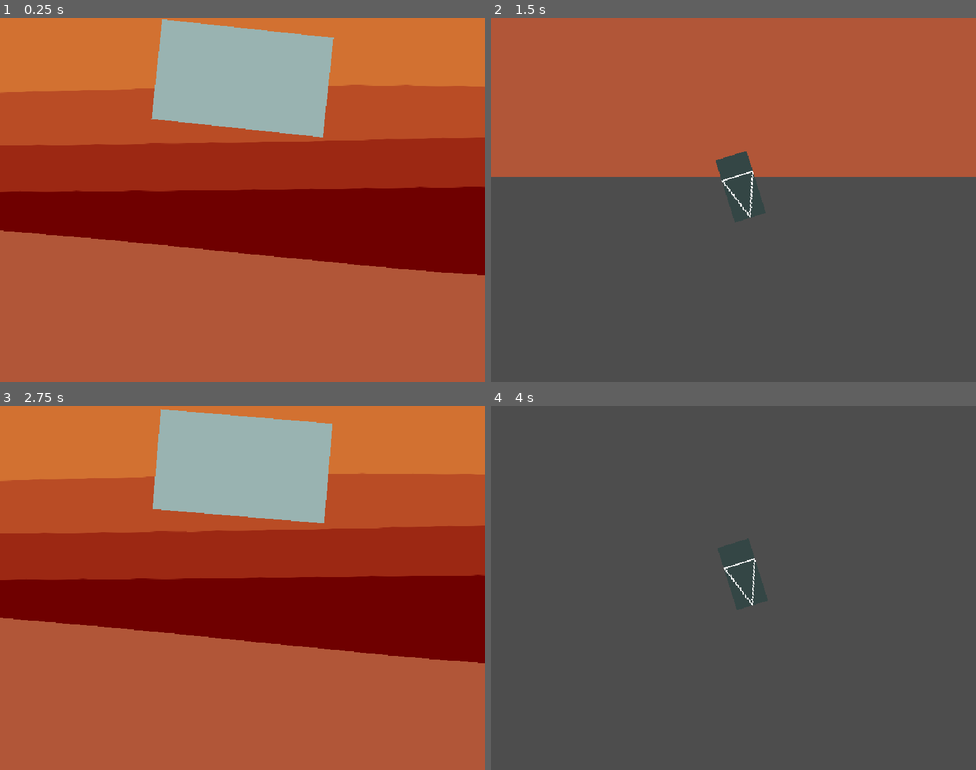
Above: before the commit, frames 1-4 (two rows, left to right).
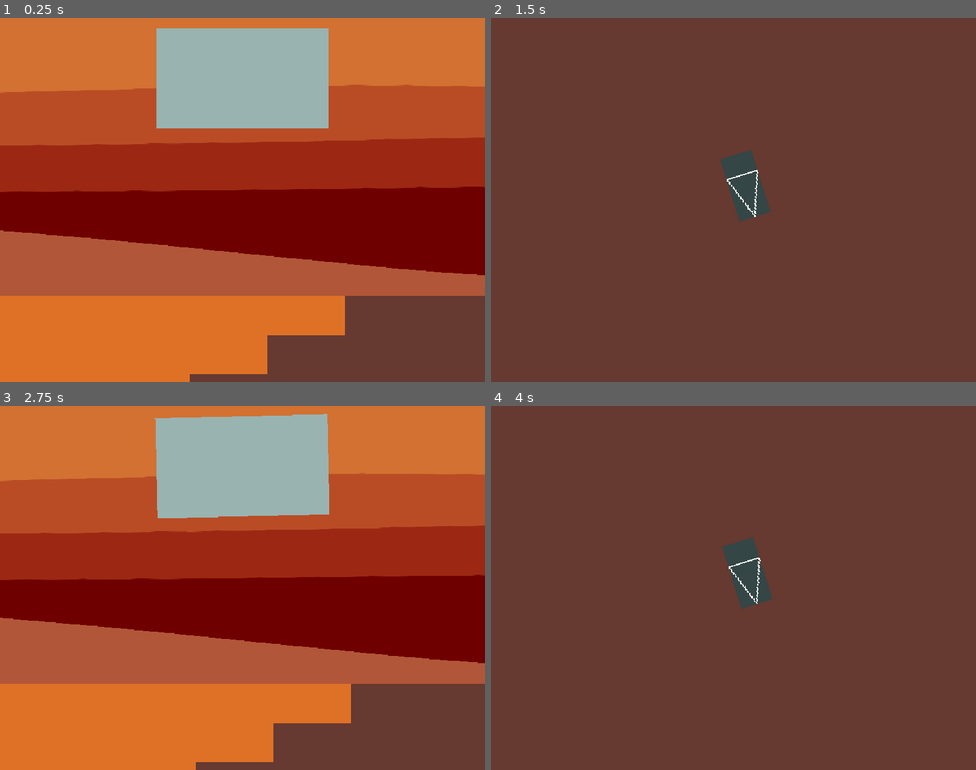
Above: after the commit, the same moments.

Repository: Velvet-Ghost/JD-GameJam-2026
Game: Godot game, scene res://level/level.tscn
Same seed, same stepped clock (60 frames per second), same inputs: the game is played once before the commit and once after it.
Inputs:
- Up to frame 1 (0.25 s): no input
- Up to frame 2 (1.5 s): hold Right (ui_right) from 0.53 s (still down); tap Space (deploy) at 0.6, 1.35 s
- Up to frame 3 (2.75 s): tap Enter at 2 s; release Right (ui_right) at 2.03 s; hold Left (ui_left) from 2.03 s (still down); tap Space (deploy) at 2.1 s
- Up to frame 4 (4 s): release Left (ui_left) at 2.78 s; hold Right (ui_right) from 2.78 s (still down); tap Space (deploy) at 2.85, 3.6 s

The runs differ from the first frame. In frame 1, 25% of the frame differs, in the area x 0-100%, y 0-100%; in frame 2, 99%; in frame 3, 25%; in frame 4, 99%.

Commit message:
Hooray
I fixed the ship movement, and added the  base ground, time to cry

Diff:
--- /dev/null
+++ b/ground.gd
@@ -0,0 +1,35 @@
+extends Node2D
+
+
+@export var noise_height_text : NoiseTexture2D
+var noise : Noise
+
+var width : int = 800
+var height : int = 400
+@onready var tile_map = $TileMapLayer
+
+var source_id = 0
+var water_atlas = Vector2i(0,4)
+var land_atlas = Vector2i(0,2)
+var rock_atlas = Vector2i(0,0)
+
+
+func _ready() -> void:
+	noise = noise_height_text.noise
+	generate_world()
+
+
+
+func generate_world():
+	for x in range(width):
+		for y in range(height):
+			var noise_val = noise.get_noise_2d(x, y)
+			#print(noise_val)
+			if noise_val > 0.0:
+				#place
+				tile_map.set_cell(Vector2(x,y), source_id, land_atlas)
+			elif noise_val < -0.35:
+				#place other
+				tile_map.set_cell(Vector2(x,y), source_id, water_atlas)
+			else:
+				tile_map.set_cell(Vector2(x,y), source_id, rock_atlas)
--- a/ground/ground.tscn
+++ b/ground/ground.tscn
@@ -1,3 +1,106 @@
 [gd_scene format=3 uid="uid://bjqymyaak547p"]
 
-[node name="Ground" type="StaticBody2D" unique_id=999003638]
+[ext_resource type="Script" uid="uid://dqnbog1eeew5g" path="res://ground.gd" id="1_ves1e"]
+[ext_resource type="Texture2D" uid="uid://bbdyxwcseup2y" path="res://sprites/tiles.png" id="2_4xtua"]
+
+[sub_resource type="FastNoiseLite" id="FastNoiseLite_pvste"]
+noise_type = 0
+frequency = 0.002
+
+[sub_resource type="NoiseTexture2D" id="NoiseTexture2D_dn8bk"]
+noise = SubResource("FastNoiseLite_pvste")
+
+[sub_resource type="TileSetAtlasSource" id="TileSetAtlasSource_usajc"]
+texture = ExtResource("2_4xtua")
+texture_region_size = Vector2i(64, 64)
+0:0/0 = 0
+1:0/0 = 0
+2:0/0 = 0
+3:0/0 = 0
+0:1/0 = 0
+1:1/0 = 0
+2:1/0 = 0
+3:1/0 = 0
+0:2/0 = 0
+1:2/0 = 0
+2:2/0 = 0
+3:2/0 = 0
+0:3/0 = 0
+1:3/0 = 0
+2:3/0 = 0
+3:3/0 = 0
+0:4/0 = 0
+1:4/0 = 0
+2:4/0 = 0
+3:4/0 = 0
+0:5/0 = 0
+1:5/0 = 0
+2:5/0 = 0
+3:5/0 = 0
+0:6/0 = 0
+1:6/0 = 0
+2:6/0 = 0
+3:6/0 = 0
+0:7/0 = 0
+1:7/0 = 0
+2:7/0 = 0
+3:7/0 = 0
+0:8/0 = 0
+1:8/0 = 0
+2:8/0 = 0
+3:8/0 = 0
+0:9/0 = 0
+1:9/0 = 0
+2:9/0 = 0
+3:9/0 = 0
+0:10/0 = 0
+1:10/0 = 0
+2:10/0 = 0
+3:10/0 = 0
+0:11/0 = 0
+1:11/0 = 0
+2:11/0 = 0
+3:11/0 = 0
+0:12/0 = 0
+1:12/0 = 0
+2:12/0 = 0
+3:12/0 = 0
+0:13/0 = 0
+1:13/0 = 0
+2:13/0 = 0
+3:13/0 = 0
+0:14/0 = 0
+1:14/0 = 0
+2:14/0 = 0
+3:14/0 = 0
+0:15/0 = 0
+1:15/0 = 0
+2:15/0 = 0
+3:15/0 = 0
+0:16/0 = 0
+1:16/0 = 0
+2:16/0 = 0
+3:16/0 = 0
+0:17/0 = 0
+1:17/0 = 0
+2:17/0 = 0
+3:17/0 = 0
+0:18/0 = 0
+1:18/0 = 0
+2:18/0 = 0
+3:18/0 = 0
+0:19/0 = 0
+1:19/0 = 0
+2:19/0 = 0
+3:19/0 = 0
+
+[sub_resource type="TileSet" id="TileSet_dn8bk"]
+tile_size = Vector2i(64, 64)
+sources/0 = SubResource("TileSetAtlasSource_usajc")
+
+[node name="Ground" type="Node2D" unique_id=2088403017]
+script = ExtResource("1_ves1e")
+noise_height_text = SubResource("NoiseTexture2D_dn8bk")
+
+[node name="TileMapLayer" type="TileMapLayer" parent="." unique_id=1707759089]
+tile_set = SubResource("TileSet_dn8bk")
--- a/level/level.tscn
+++ b/level/level.tscn
@@ -3,6 +3,7 @@
 [ext_resource type="Texture2D" uid="uid://b8gg7mhlp3k12" path="res://sprites/bg.png" id="1_5gx2l"]
 [ext_resource type="PackedScene" uid="uid://wyjsxtk83lg8" path="res://ship/ship.tscn" id="1_7lnir"]
 [ext_resource type="Script" uid="uid://bwdkj8k5qv14o" path="res://level/level.gd" id="1_qohg2"]
+[ext_resource type="PackedScene" uid="uid://bjqymyaak547p" path="res://ground/ground.tscn" id="4_vkbyq"]
 
 [node name="Level" type="Node2D" unique_id=793329198]
 script = ExtResource("1_qohg2")
@@ -25,5 +26,8 @@
 [node name="Ship" parent="." unique_id=39455 instance=ExtResource("1_7lnir")]
 position = Vector2(484, 122)
 
+[node name="Ground" parent="." unique_id=2088403017 instance=ExtResource("4_vkbyq")]
+position = Vector2(-883, 481)
+
 [connection signal="free_ship" from="." to="Ship" method="_on_level_free_ship"]
 [connection signal="deploy" from="Ship" to="." method="_on_ship_deploy"]
--- a/project.godot
+++ b/project.godot
@@ -29,6 +29,18 @@
 "events": [Object(InputEventKey,"resource_local_to_scene":false,"resource_name":"","device":-1,"window_id":0,"alt_press …(191 unchanged characters)…
 ]
 }
+right={
+"deadzone": 0.2,
+"events": [Object(InputEventKey,"resource_local_to_scene":false,"resource_name":"","device":-1,"window_id":0,"alt_pressed":false,"shift_pressed":false,"ctrl_pressed":false,"meta_pressed":false,"pressed":false,"keycode":0,"physical_keycode":68,"key_label":0,"unicode":100,"location":0,"echo":false,"script":null)
+, Object(InputEventKey,"resource_local_to_scene":false,"resource_name":"","device":-1,"window_id":0,"alt_pressed":false,"shift_pressed":false,"ctrl_pressed":false,"meta_pressed":false,"pressed":false,"keycode":0,"physical_keycode":4194321,"key_label":0,"unicode":0,"location":0,"echo":false,"script":null)
+]
+}
+left={
+"deadzone": 0.2,
+"events": [Object(InputEventKey,"resource_local_to_scene":false,"resource_name":"","device":-1,"window_id":0,"alt_pressed":false,"shift_pressed":false,"ctrl_pressed":false,"meta_pressed":false,"pressed":false,"keycode":0,"physical_keycode":65,"key_label":0,"unicode":97,"location":0,"echo":false,"script":null)
+, Object(InputEventKey,"resource_local_to_scene":false,"resource_name":"","device":-1,"window_id":0,"alt_pressed":false,"shift_pressed":false,"ctrl_pressed":false,"meta_pressed":false,"pressed":false,"keycode":0,"physical_keycode":4194319,"key_label":0,"unicode":0,"location":0,"echo":false,"script":null)
+]
+}
 
 [layer_names]
 
--- a/ship/ship.gd
+++ b/ship/ship.gd
@@ -13,7 +13,7 @@
 
 func movement():
 	if is_drill_deployed == false:
-		var direction := Input.get_axis("ui_left", "ui_right")
+		var direction := Input.get_axis("left", "right")
 		if direction:
 			velocity.x = direction * SPEED
 		else:
@@ -23,17 +23,21 @@
 		move_and_slide()
 
 func slight_rotation(): # FIX!
-	if Input.is_action_pressed("ui_right"):
+	if Input.is_action_pressed("right"):
 		if $".".rotation < 0.3:
 			$".".rotate(0.008)
-	elif Input.is_action_pressed("ui_left"):
+	elif Input.is_action_pressed("left"):
 		if $".".rotation > -0.3:
 			$".".rotate(-0.008)
 	else:
-		if $".".rotation > 0.1:
+		if $".".rotation > 0.02:
 			$".".rotate(-0.012)
-		elif $".".rotation < 0.1:
+		elif $".".rotation < 0.0:
 			$".".rotate(0.012)
+		elif $".".rotation <= 0.005 or $".".rotation >= -0.005:
+			$".".rotation = 0.0
+			#i dont ask questions I just know i was able to fix it so hooray
+
 
 func deploy_drill():
 	if Input.is_action_just_pressed("deploy") and is_drill_deployed == false:
Not shown, added: ground.gd.uid
Binary file added: sprites/tiles.png
Not shown, added: sprites/tiles.png.import
